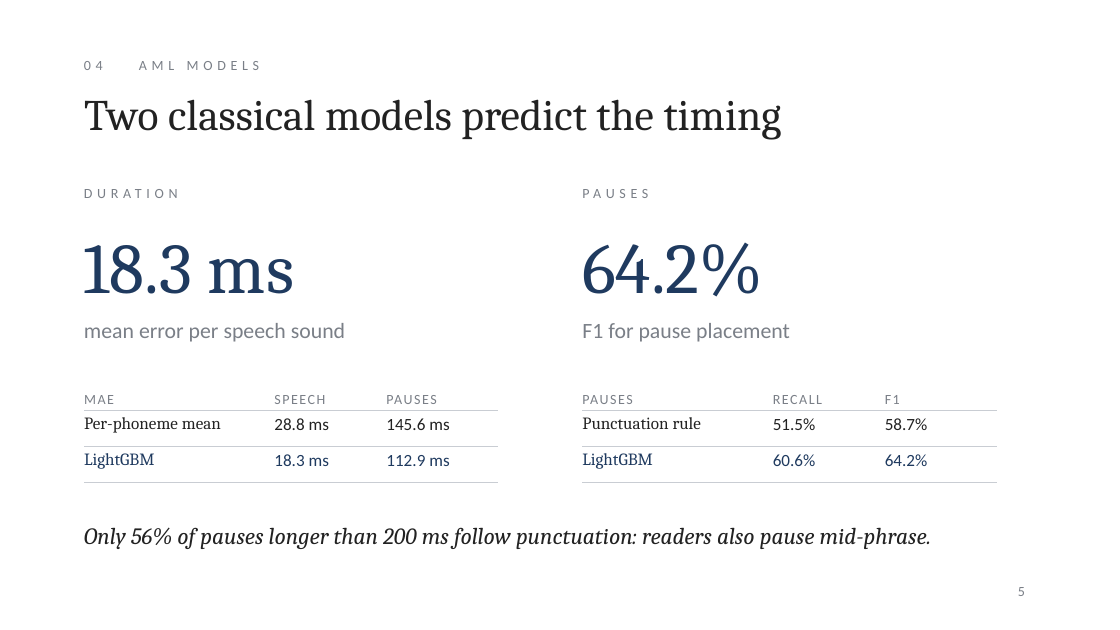
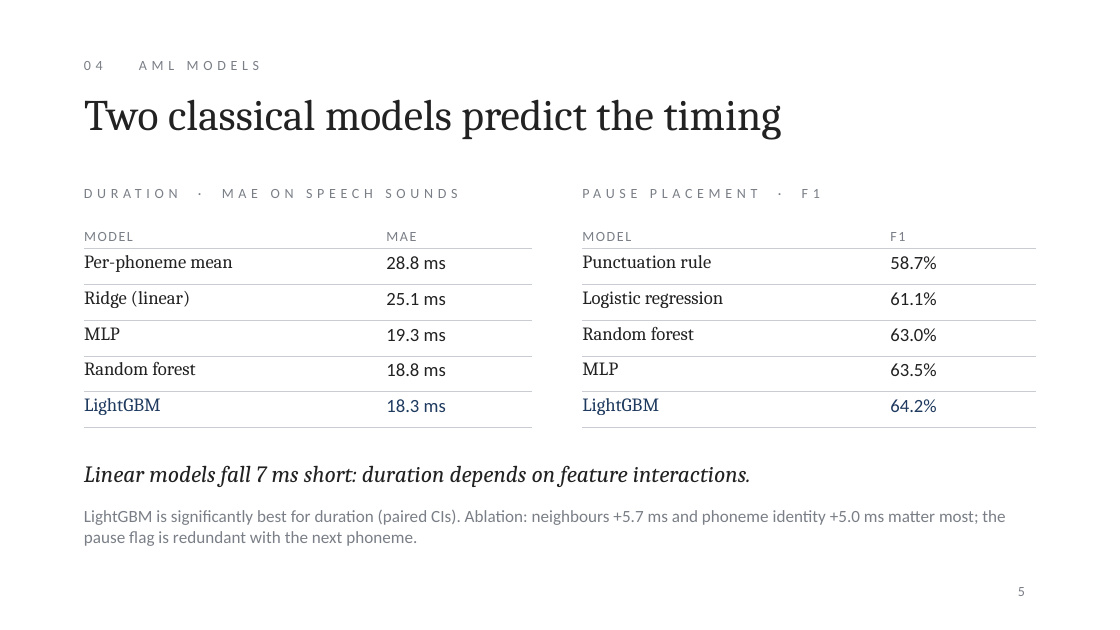
Before and after one commit to shiavm006/phonetic-guided-tts, a slide deck: slide 5 of docs/presentation.pptx. Drawn at 1120x630 pixels with LibreOffice and Linux fonts; fonts in the diff are those of the drawing. Boxes give left, top, right and bottom in pixels: in the first picture for what was removed or moved away, otherwise in the second. Text is boxed around its words. In the diff, an @@ line names an element or a change of style, - is before the commit and + after.

```diff
--- a/docs/presentation.pptx
+++ b/docs/presentation.pptx
@@ text at <box>222,189,457,198</box>: text changed @@
-DURATION
+DURATION · MAE ON SPEECH SOUNDS
@@ text at <box>582,189,820,198</box>: text changed @@
-PAUSES
+PAUSE PLACEMENT · F1
@@ table at <box>84,213,532,419</box> @@
-MAE | SPEECH | PAUSES
-Per-phoneme mean | 28.8 ms | 145.6 ms
-LightGBM | 18.3 ms | 112.9 ms
+MODEL | MAE
+Per-phoneme mean | 28.8 ms
+Ridge (linear) | 25.1 ms
+MLP | 19.3 ms
+Random forest | 18.8 ms
+LightGBM | 18.3 ms
@@ table: place and size @@
-table at <box>84,375,498,487</box>
+table at <box>84,213,532,419</box>
@@ table at <box>582,213,1036,419</box> @@
-PAUSES | RECALL | F1
-Punctuation rule | 51.5% | 58.7%
-LightGBM | 60.6% | 64.2%
+MODEL | F1
+Punctuation rule | 58.7%
+Logistic regression | 61.1%
+Random forest | 63.0%
+MLP | 63.5%
+LightGBM | 64.2%
@@ table: place and size @@
-table at <box>582,375,997,487</box>
+table at <box>582,213,1036,419</box>
@@ text removed at <box>84,245,294,294</box> @@
-18.3 ms
@@ text removed at <box>582,242,763,297</box> @@
-64.2%
@@ text removed at <box>84,323,345,342</box> @@
-mean error per speech sound
@@ text removed at <box>582,323,790,342</box> @@
-F1 for pause placement
@@ text added at <box>84,465,751,487</box>, 15 pt, text #222222, italic @@
+Linear models fall 7 ms short: duration depends on feature interactions.
@@ text removed at <box>84,527,931,549</box> @@
-Only 56% of pauses longer than 200 ms follow punctuation: readers also pause mid-phrase.
@@ text added at <box>84,510,1005,546</box>, 11 pt, text #7A7F87 @@
+LightGBM is significantly best for duration (paired CIs). Ablation: neighbours +5.7 ms and phoneme identity +5.0 ms matter most; the pause flag is redundant with the next phoneme.
```
Also in this commit, not shown: 9 other files.
